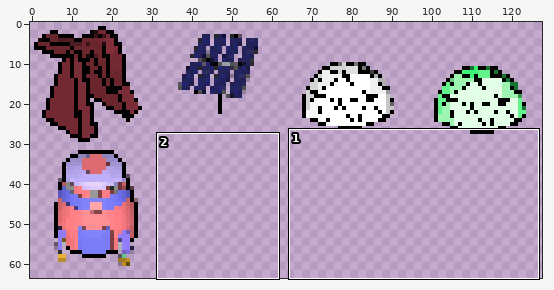
Edited in one commit: sprite sheet (image/buildings.png). Above, an overview of the earlier version with the close-up marked.
Close-up. Old version:
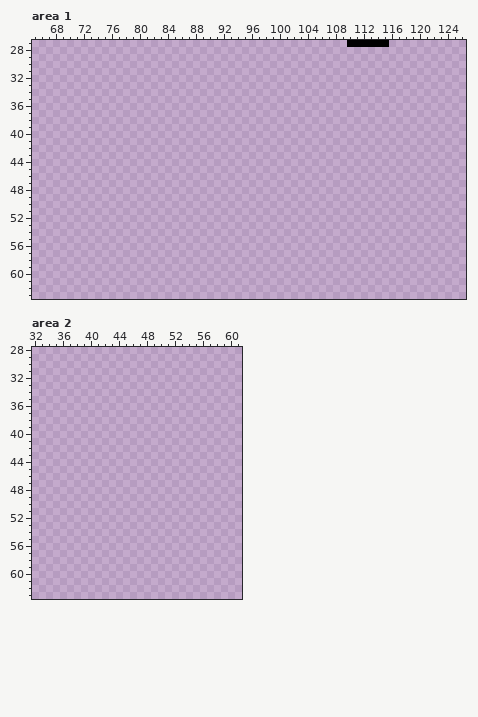
The file is 128x64 pixels. Colours within 5 levels of each other are drawn and written as one. Shown: area 1: x 65..126, y 27..63; area 2: x 32..61, y 28..63.
After the commit:
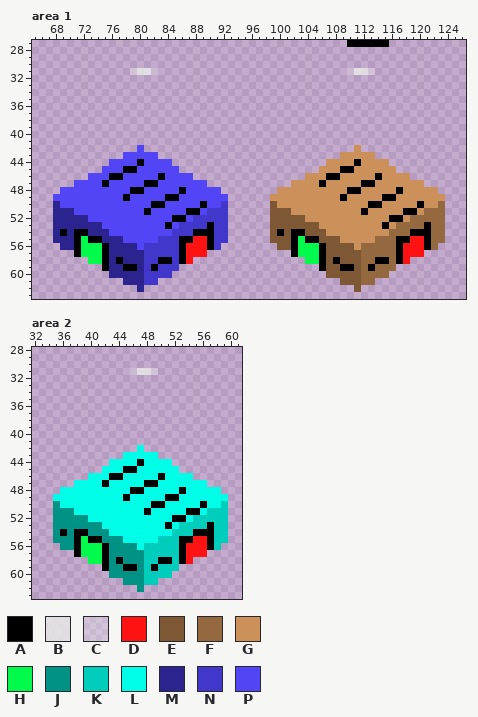
Palette (. is transparent): A #000000  B #e6e6e6df  C #ececec60  D #ff1312  E #7e5835  F #956940  G #cc915a  H #00fa4b  J #009285  K #00cdbb  L #00fde7  M #2b248f  N #4237cb  P #5145f6
Edits made:
Changed rows in their new state; - is an unchanged pixel.
Area 1:
first column x 79:
31 CBBC---------------------------CBBC
first column x 68:
42 ------------P------------------------------G------------
43 ----------PPPPP--------------------------GGGGG----------
44 --------PPPPAPPPP----------------------GGGGAGGGG--------
45 -------PPPAAPPPPPP--------------------GGGAAGGGGGG-------
46 -----PPPAAPPPPPAPPPP----------------GGGAAGGGGGAGGGG-----
47 ---PPPPAPPPPPAAPPPPPPP------------GGGGAGGGGGAAGGGGGGG---
48 -PPPPPPPPPPAAPPPPPAPPPPP--------GGGGGGGGGGAAGGGGGAGGGGG-
49 PPPPPPPPPPAPPPPPAAPPPPPPP------GGGGGGGGGGAGGGGGAAGGGGGGG
50 MPPPPPPPPPPPPPAAPPPPPAPPN------EGGGGGGGGGGGGGAAGGGGGAGGF
51 MMMPPPPPPPPPPAPPPPPAAPNNN------EEEGGGGGGGGGGAGGGGGAAGFFF
52 MMMMMPPPPPPPPPPPPAAPNNNNN------EEEEEGGGGGGGGGGGGAAGFFFFF
53 MMMMMMMPPPPPPPPPAPNNNNANN------EEEEEEEGGGGGGGGGAGFFFFAFF
54 MAMAAMMMPPPPPPPPPNNNAAANN------EAEAAEEEGGGGGGGGGFFFAAAFF
55 MMMAHAAMMMPPPPPNNNAADDANN------EEEAHAAEEEGGGGGFFFAADDAFF
56 -MMAHHHAMMMMPNNNNNADDDAN--------EEAHHHAEEEEGFFFFFADDDAF-
57 ---AHHHAMMMMMNNNNNADDD------------AHHHAEEEEEFFFFFADDD---
58 -----HHAMAMMMNNAANAD----------------HHAEAEEEFFAAFAD-----
59 -------AMMAAMNANNN--------------------AEEAAEFAFFF-------
60 --------MMMMMNNNN----------------------EEEEEFFFF--------
61 ----------MMMNN--------------------------EEEFF----------
62 ------------M------------------------------E------------
Area 2:
first column x 46:
31 CBBC
first column x 35:
42 ------------L------------
43 ----------LLLLL----------
44 --------LLLLALLLL--------
45 -------LLLAALLLLLL-------
46 -----LLLAALLLLLALLLL-----
47 ---LLLLALLLLLAALLLLLLL---
48 -LLLLLLLLLLAALLLLLALLLLL-
49 LLLLLLLLLLALLLLLAALLLLLLL
50 JLLLLLLLLLLLLLAALLLLLALLK
51 JJJLLLLLLLLLLALLLLLAALKKK
52 JJJJJLLLLLLLLLLLLAALKKKKK
53 JJJJJJJLLLLLLLLLALKKKKAKK
54 JAJAAJJJLLLLLLLLLKKKAAAKK
55 JJJAHAAJJJLLLLLKKKAADDAKK
56 -JJAHHHAJJJJLKKKKKADDDAK-
57 ---AHHHAJJJJJKKKKKADDD---
58 -----HHAJAJJJKKAAKAD-----
59 -------AJJAAJKAKKK-------
60 --------JJJJJKKKK--------
61 ----------JJJKK----------
62 ------------J------------
Boxes around the changes in both close-ups, in picture pixels (x1, y1, x2, y2):
added: (130, 68, 158, 75)
added: (347, 68, 375, 75)
added: (53, 145, 228, 292)
added: (270, 145, 445, 292)
added: (130, 368, 158, 375)
added: (53, 445, 228, 592)
